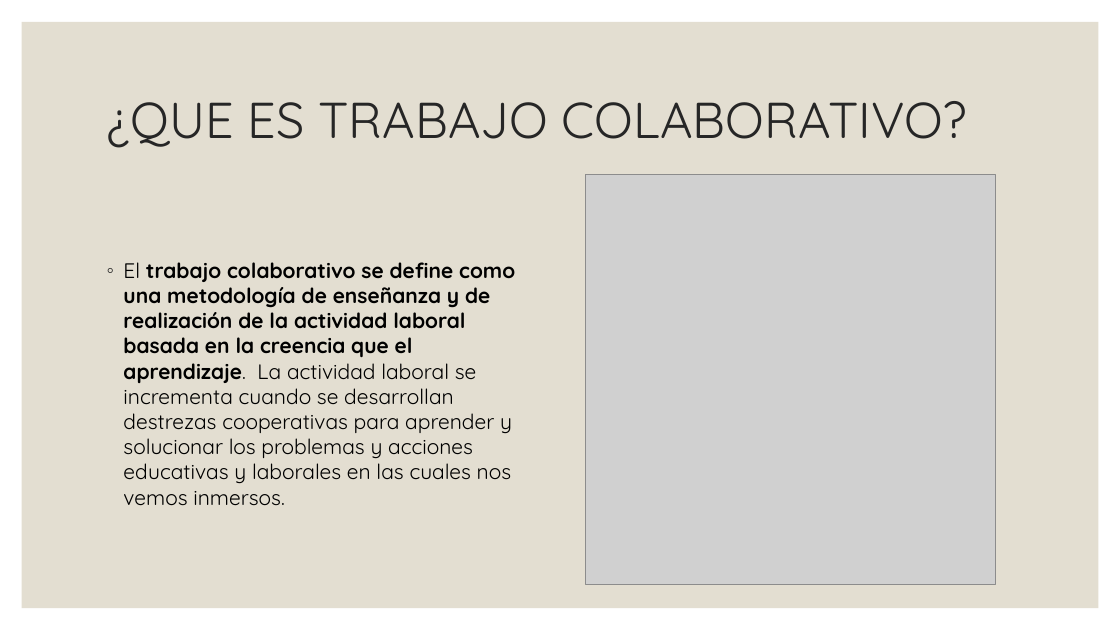
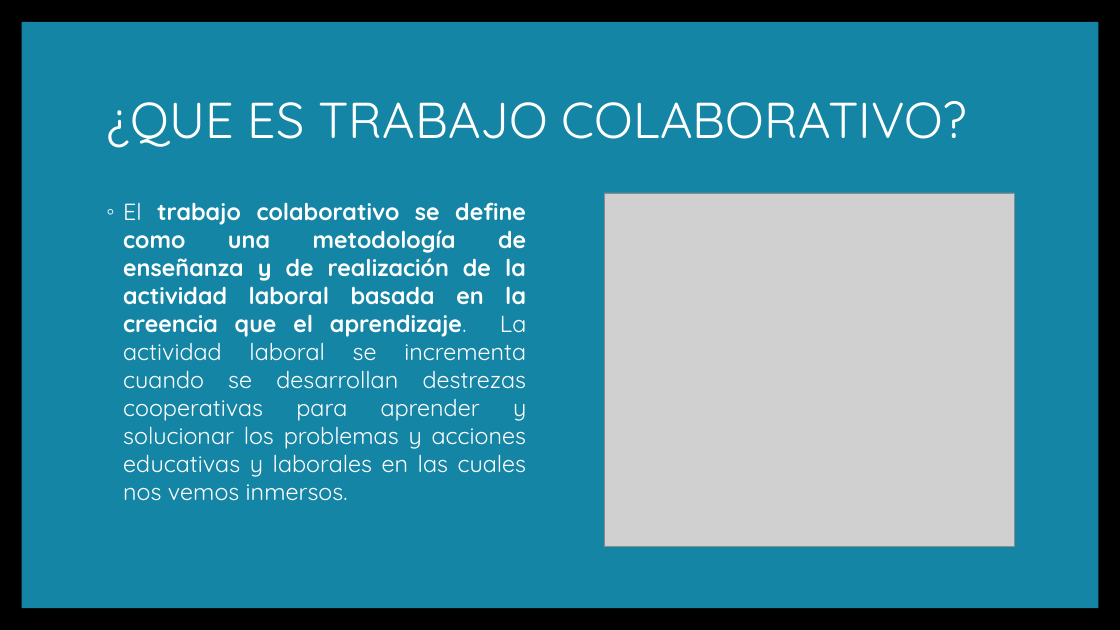
Before and after one commit to Jessica-Bonilla/PruebasTIC2019, a slide deck: slide 3 of Trabajo colaborativo.pptx. Drawn at 1120x630 pixels with LibreOffice and Linux fonts; fonts in the diff are those of the drawing; grey boxes stand for pictures; background and template pictures are left out. Boxes give left, top, right and bottom in pixels: in the first picture for what was removed or moved away, otherwise in the second. Text is boxed around its words. In the diff, an @@ line names an element or a change of style, - is before the commit and + after.

```diff
--- a/Trabajo colaborativo.pptx
+++ b/Trabajo colaborativo.pptx
@@ background #FFFFFF to picture (left out) @@
@@ rectangle at (22, 22, 1099, 608): fill #E3DED1 to #1485A4 @@
@@ title "¿QUE ES TRABAJO COLABORATIVO?" at (106, 101, 967, 148): text colour #262626 to #FFFFFF @@
@@ text "El trabajo colaborativo se define ...": place and size @@
-text "El trabajo colaborativo se define ..." at (123, 262, 515, 505)
+text "El trabajo colaborativo se define ..." at (123, 202, 527, 501)
@@ text "El trabajo colaborativo se define ..." at (123, 202, 527, 501): size 18 to 20 pt, text colour #000000 to #FFFFFF; alignment left to justified; bullet colour #262626 to #FFFFFF @@
@@ picture: place and size @@
-picture at (586, 175, 996, 585)
+picture at (605, 193, 1015, 547)
```
Also in this commit, not shown: 7 other slides changed, 2 other files.
